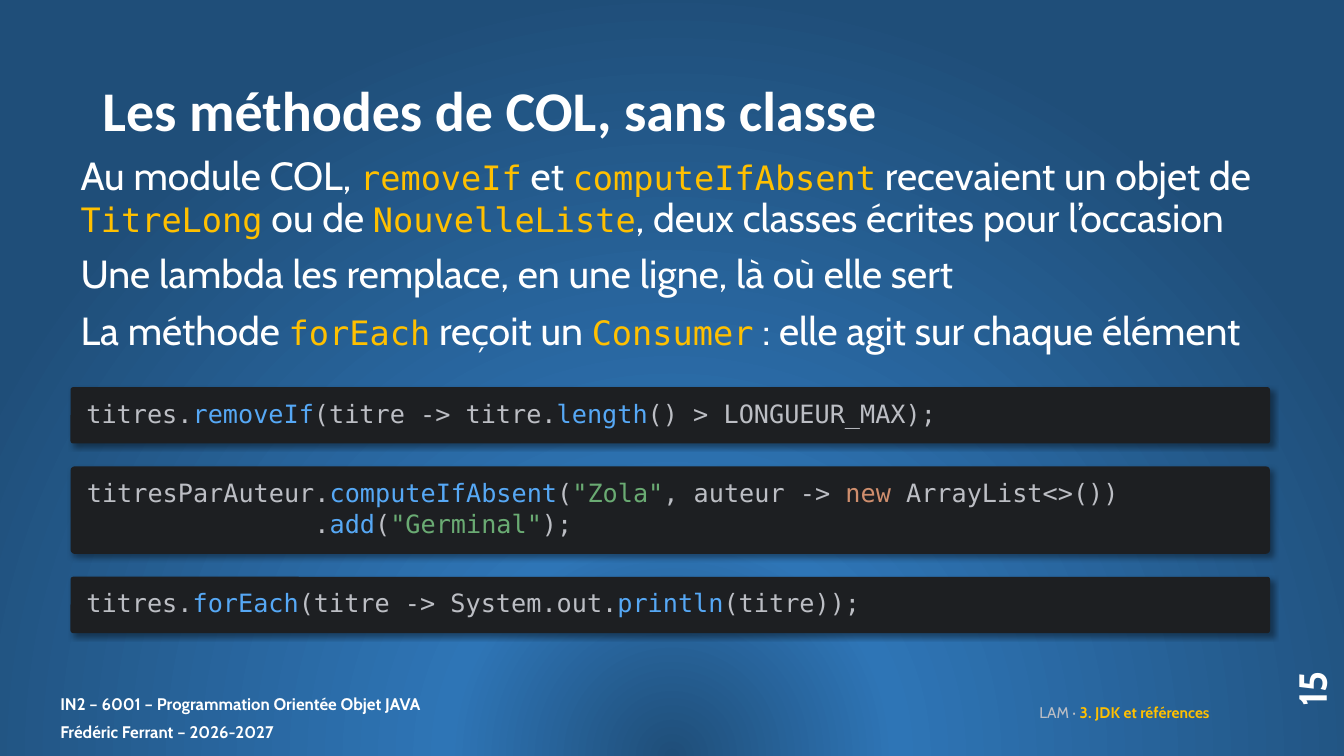
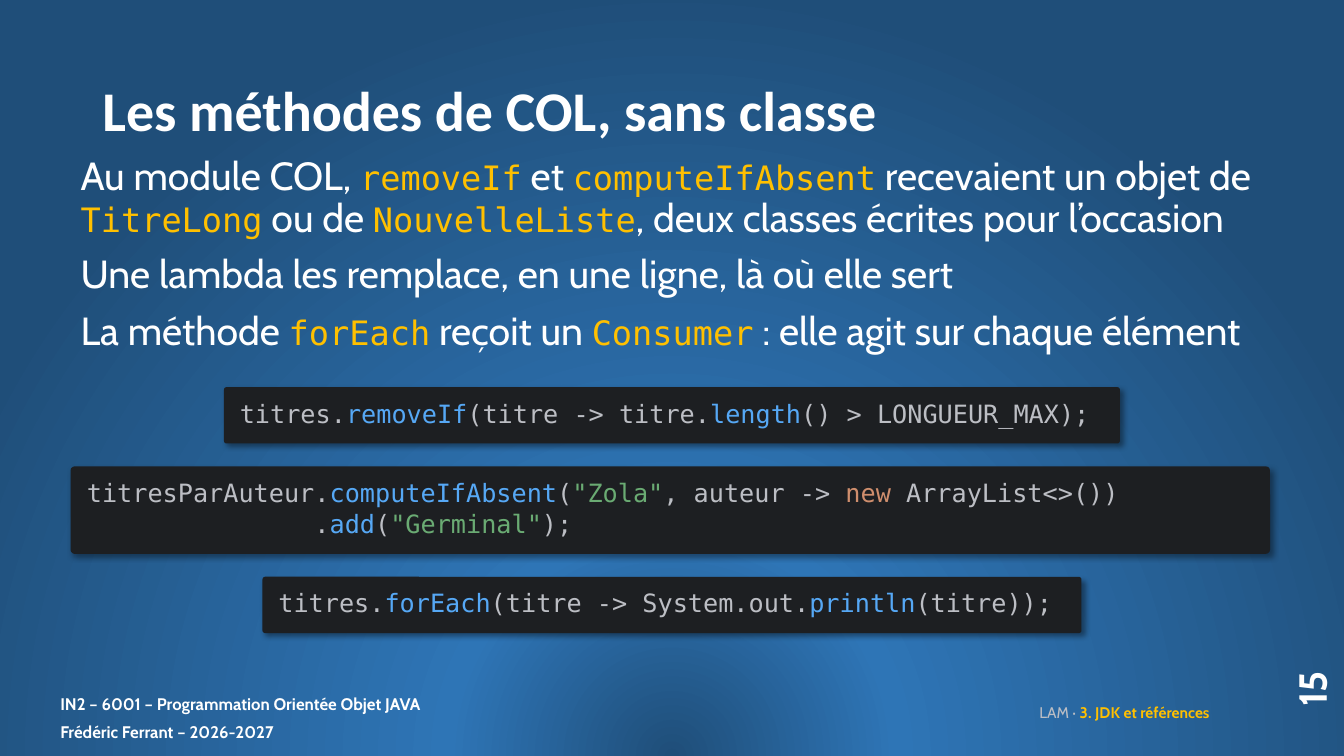
Before and after one commit to ferrantbe/ExercicesJavaClaude, a slide deck: slide 15 of _slides/remanies/13. LAM_slides.pptx. Drawn at 1344x756 pixels with LibreOffice and Linux fonts; fonts in the diff are those of the drawing. Boxes give left, top, right and bottom in pixels: in the first picture for what was removed or moved away, otherwise in the second. Text is boxed around its words. In the diff, an @@ line names an element or a change of style, - is before the commit and + after.

```diff
--- a/_slides/remanies/13. LAM_slides.pptx
+++ b/_slides/remanies/13. LAM_slides.pptx
@@ rounded rectangle "titres.removeIf(titre -> titre.length() > LONGUEUR_MAX);": place and size @@
-rounded rectangle "titres.removeIf(titre -> titre.length() > LONGUEUR_MAX);" at <box>71,387,1270,444</box>
+rounded rectangle "titres.removeIf(titre -> titre.length() > LONGUEUR_MAX);" at <box>224,387,1120,444</box>
@@ rounded rectangle "titres.forEach(titre -> System.out.println(titre));": place and size @@
-rounded rectangle "titres.forEach(titre -> System.out.println(titre));" at <box>71,577,1270,633</box>
+rounded rectangle "titres.forEach(titre -> System.out.println(titre));" at <box>262,577,1081,633</box>
```
Also in this commit, not shown: 3 other slides changed, 1 slide added, 2 other files.
